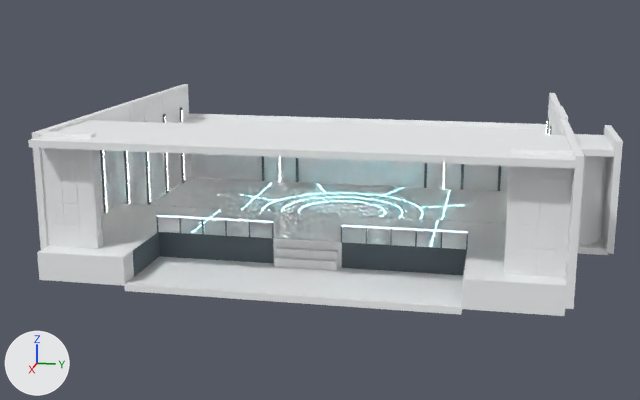
The FBX model Source_Art/Bridge/SM_Bridge_Shell.fbx as it was, and as the next commit left it.
Both versions are drawn from a 50 mm lens placed at (5566.0, 1027.0, 1553.0), pointed at (119.0, -62.0, 191.0). The lights are fixed; the arrows at lower left show +X, +Y and +Z. The first picture is the older version. Vertices at exactly the same position are counted once.

In view in the first picture: 'SM_Bridge_Shell'.
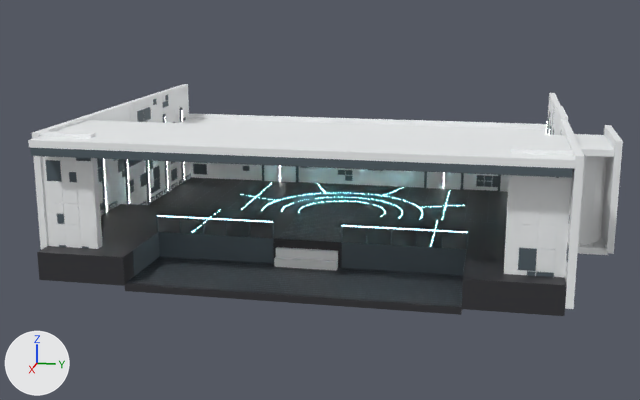
What differs and where, as boxes [x1, y1, x2, y2] in the pictures (640 x 400 px):
part 1 of me_sm_bridge_shell_001, added
    after: [159, 257, 456, 276]
part 2 of me_sm_bridge_shell_001, added
    after: [165, 259, 460, 278]
part 3 of me_sm_bridge_shell_001, added
    after: [154, 260, 463, 280]
part 4 of me_sm_bridge_shell_001, added
    after: [30, 148, 573, 305]
part 5 of me_sm_bridge_shell_001, recoloured
    both: [45, 95, 574, 277]
part 6 of me_sm_bridge_shell_001, recoloured (white to dark grey)
    both: [37, 177, 567, 316]

The change, as a list of edits to the scene's bpy script:
```text
Add mat_m_floor:
    mat_m_floor = principled_material('M_Floor')
    mat_m_floor.base_color = (0.03, 0.03, 0.035)  # dark grey #303035
Change me_sm_bridge_shell_001:
    used by ob_sm_bridge_shell; location = (0.0, 0.0, 0.0)
    remove me_sm_bridge_shell_001.from_pydata(...)  # 39883 vertices, 43216 faces; spans x -1243.0..1310.0, y -1443.0..1750.0, z -70.0..780.0
    add me_sm_bridge_shell_001.from_pydata(...)  # 45307 vertices, 48956 faces; spans x -1243.0..1313.0, y -1443.0..1750.0, z -70.0..780.0
    me_sm_bridge_shell_001 part 1: the loose piece of 24 vertices spanning x 800.0..1310.0, y -900.0..900.0, z -70.0..-30.0 is copied, and the copy is scaled about its middle by (0.0149, 1, 0.0051), then moved by (-235.0, 0.0, 20.0), in mat_m_darktrim (greyish blue #505d65); it spans x 816.0..824.0, y -900.0..900.0, z -30.0..-29.0
    me_sm_bridge_shell_001 part 2: the loose piece of 24 vertices spanning x 800.0..1310.0, y -900.0..900.0, z -70.0..-30.0 is copied, and the copy is scaled about its middle by (0.0149, 1, 0.0051), then moved by (-205.0, 0.0, 20.0), in mat_m_darktrim (greyish blue #505d65); it spans x 846.0..854.0, y -900.0..900.0, z -30.0..-29.0
    me_sm_bridge_shell_001 part 3: the loose piece of 24 vertices spanning x 800.0..1310.0, y -900.0..900.0, z -70.0..-30.0 is copied, and the copy is scaled about its middle by (0.0149, 1, 0.0051), then moved by (-175.0, 0.0, 20.0), in mat_m_darktrim (greyish blue #505d65); it spans x 876.0..884.0, y -900.0..900.0, z -30.0..-29.0
    me_sm_bridge_shell_001 part 4: 4704 vertices added at x -1200.0..1313.0, y -1400.0..1400.0, z -30.0..700.0
    me_sm_bridge_shell_001 part 5: 8060 faces spanning x -1243.0..1272.0, y -1443.0..1443.0, z 20.0..754.0 switch from mat_m_ceramic (white #f2f5f6) to mat_m_darktrim (greyish blue #505d65)
    me_sm_bridge_shell_001 part 6: 130 faces spanning x -1200.0..1310.0, y -1400.0..1400.0, z -70.0..120.0 switch from mat_m_ceramic (white #f2f5f6) to mat_m_floor (dark grey #303035)
    other edits to the shape of me_sm_bridge_shell_001 do not show in these pictures
```
